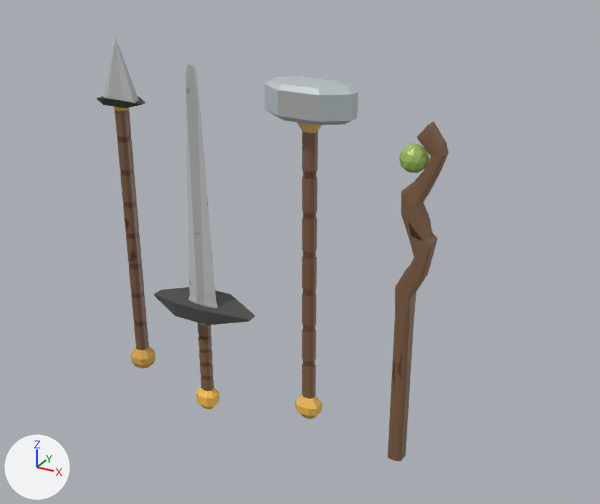
One commit to the FBX model ProjetoFase9Grupo/Assets/Personagens/PersonagensTestes/Armas/Armas.fbx: the scene before it, then after it.
Before and after are seen from a camera (50 mm lens) standing at (3.0, -4.81, 2.95) and looking at (0.27, 0.15, 0.47). Arrows for +X, +Y and +Z are at lower left; the lights stay in place. Where no turn or scale is listed for an object, it has been applied to the vertices.
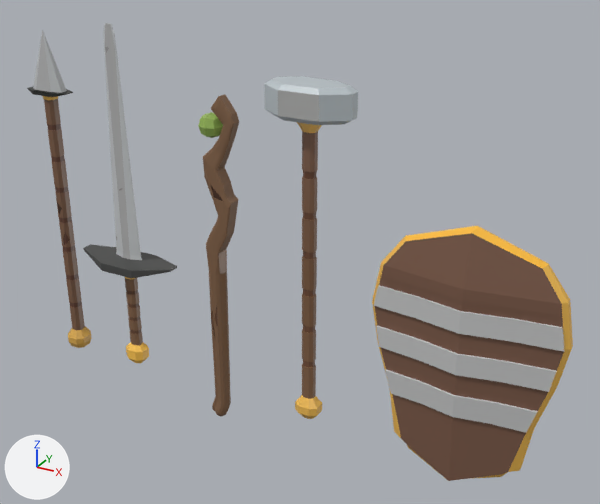
The newer file is also turned or shifted as a whole; pictures and numbers use the older file's frame.

The edits, one by one:
Material 'Material.002' (mat_material_002) is new.
Its texture is img_imphenziapalette01_png.
Mesh me_cube_1 is new.
It has 336 vertices, 299 faces and spans x -0.45..0.46, y -0.17..0.17, z -1.06..1.8.
It uses material mat_material (picture img_imphenziapalette01_png).
Mesh me_cube_005_1 is new.
It has 291 vertices, 272 faces and spans x -0.1..0.22, y -0.09..0.09, z -0.75..1.96.
It uses material mat_material_001 (picture img_imphenziapalette01_png).
Mesh me_cube_002 is new.
It has 184 vertices, 156 faces and spans x -0.68..0.68, y -0.17..0.14, z -0.94..1.0.
It uses material mat_material_002 (picture img_imphenziapalette01_png).
Mesh me_cube_001_1 is new.
It has 340 vertices, 314 faces and spans x -0.21..0.21, y -0.09..0.09, z -1.28..1.5.
It uses material mat_material (picture img_imphenziapalette01_png).
Object 'Cube.001' (ob_cube_001) is deleted.
Object 'Cube.005' (ob_cube_005) is deleted.
Object 'Cube' (ob_cube) is deleted.
Object 'Espada' (ob_espada) is new; it shows me_cube_1.
Its location is (-1.26, 0.0, 0.235).
Object 'Cajado' (ob_cajado) is new; it shows me_cube_005_1.
Its location is (-0.378, 0.0, -0.347).
Object 'Escudo' (ob_escudo) is new; it shows me_cube_002.
Its location is (1.614, 0.018, -0.019).
Object 'Lança' (ob_lança) is new; it shows me_cube_001_1.
Its location is (-1.92, 0.0, 0.442).

Where the change shows, as pixel boxes (x1, y1, x2, y2) in the pictures (600 x 504 px):
'Escudo', added
    after: (372, 226, 573, 481)
'Cube', deleted
    before: (154, 65, 255, 409)
'Cube.005', deleted (brown)
    before: (388, 122, 449, 461)
'Espada', added
    after: (83, 23, 177, 363)
'Cajado', added (brown)
    after: (198, 94, 239, 416)
'Cube.001', deleted
    before: (97, 38, 156, 369)
'Lança', added
    after: (27, 30, 92, 348)
